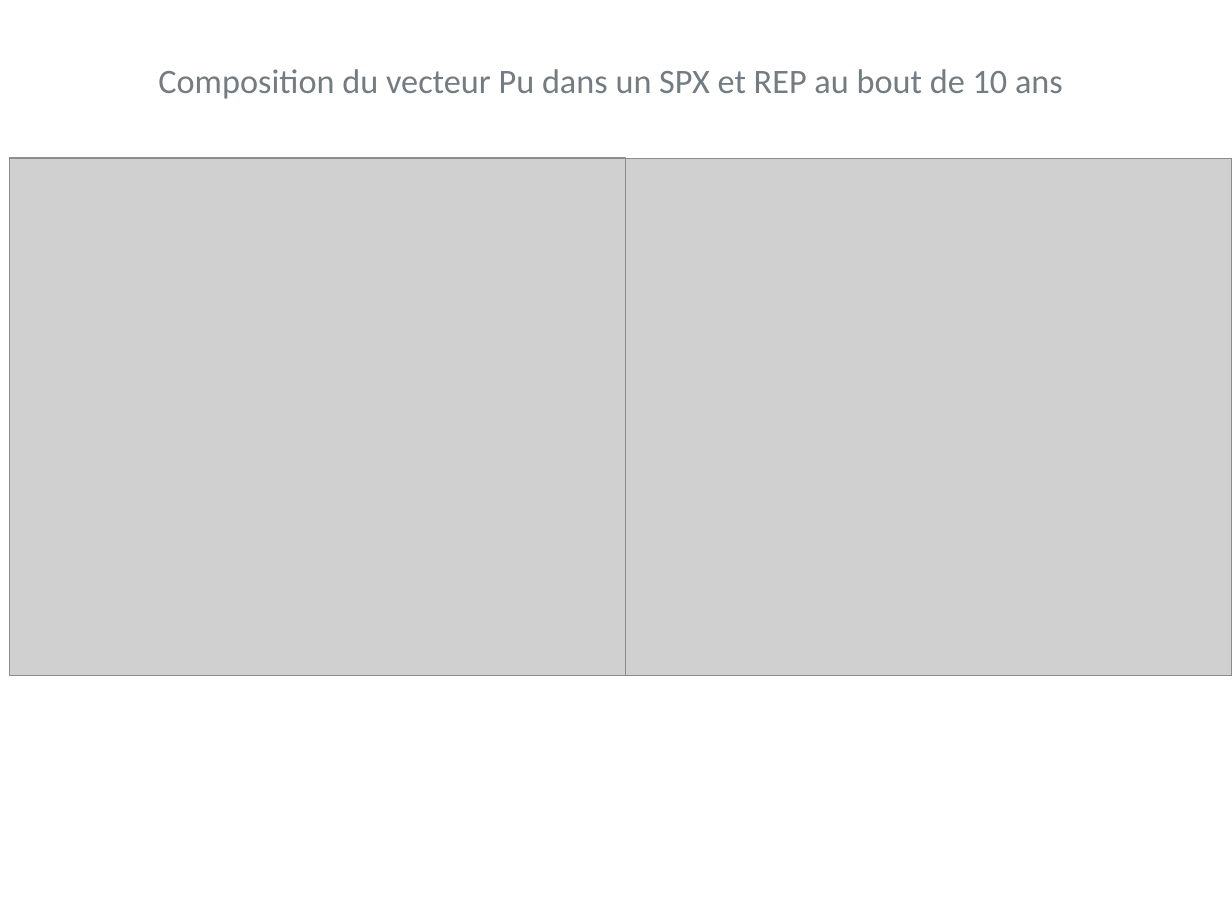
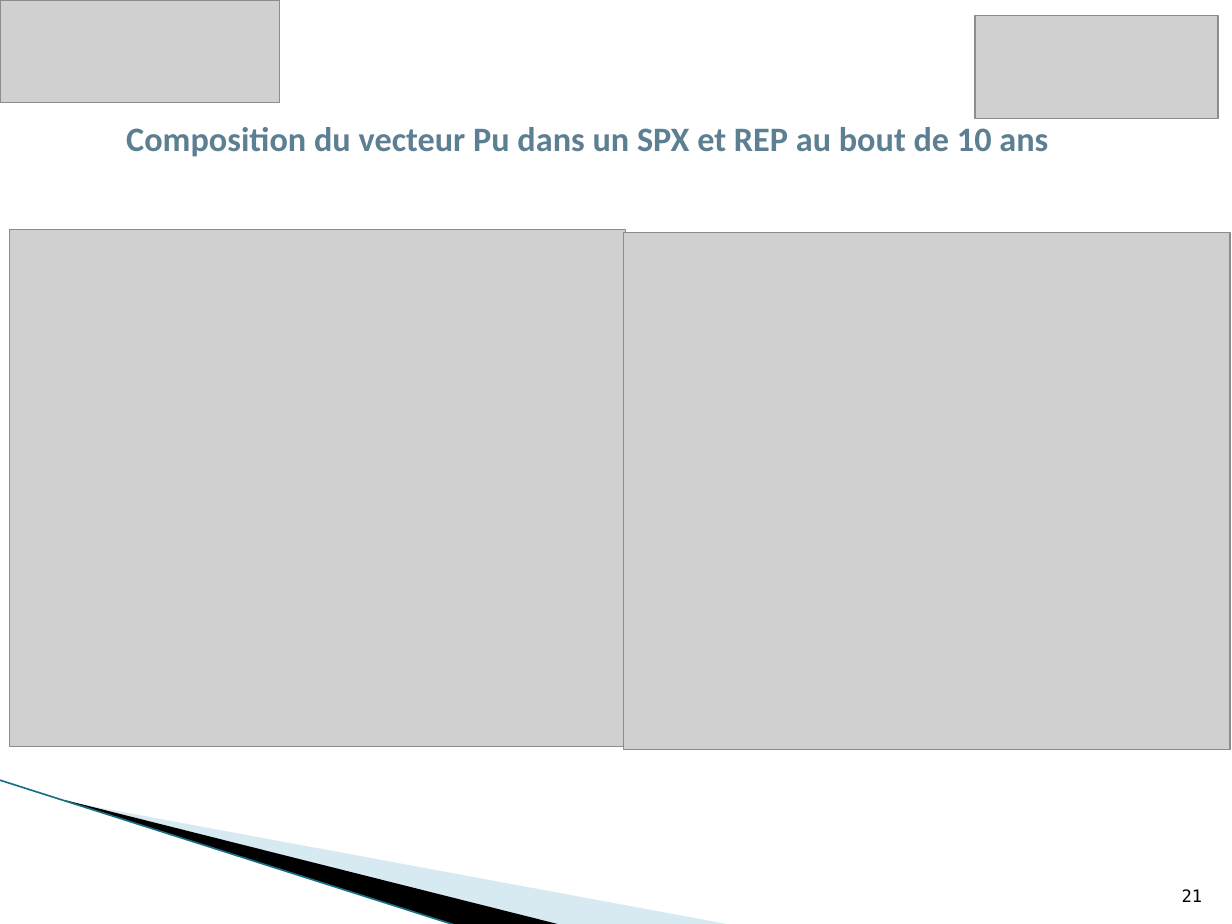
Before and after one commit to phjacquet/physor-smr-fbo, a slide deck: slide 21 of Fabien/ppt soutenance FBO.pptx. Drawn at 1232x924 pixels with LibreOffice and Linux fonts; fonts in the diff are those of the drawing; grey boxes stand for pictures; background and template pictures are left out. Boxes give left, top, right and bottom in pixels: in the first picture for what was removed or moved away, otherwise in the second. Text is boxed around its words. In the diff, an @@ line names an element or a change of style, - is before the commit and + after.

```diff
--- a/Fabien/ppt soutenance FBO.pptx
+++ b/Fabien/ppt soutenance FBO.pptx
@@ picture added at <box>0,0,278,102</box> @@
@@ picture added at <box>975,16,1217,120</box> @@
@@ text "Composition du vecteur Pu dans ...": place and size @@
-text "Composition du vecteur Pu dans ..." at <box>158,69,1063,99</box>
+text "Composition du vecteur Pu dans ..." at <box>126,127,1048,157</box>
@@ text "Composition du vecteur Pu dans ..." at <box>126,127,1048,157</box>: text colour #737C82 to #5C7F92, bold on; less space between paragraphs @@
@@ picture: place and size @@
-picture at <box>10,158,626,675</box>
+picture at <box>10,229,626,747</box>
@@ picture: place and size @@
-picture at <box>626,159,1232,676</box>
+picture at <box>623,233,1230,750</box>
@@ line added from (0, 780) to (457, 924), #97C5D8 0.95 pt @@
@@ freeform shape added at <box>65,800,563,924</box>, fill #000000 @@
@@ freeform shape added at <box>68,801,733,924</box>, fill #A0CBDC at 40% opacity @@
@@ page number added at <box>1182,889,1203,902</box>, 10 pt, text #000000 @@
+21
```
Also in this commit, not shown: 18 other slides changed, 4 slides added, 5 slides removed, 2 other files.
